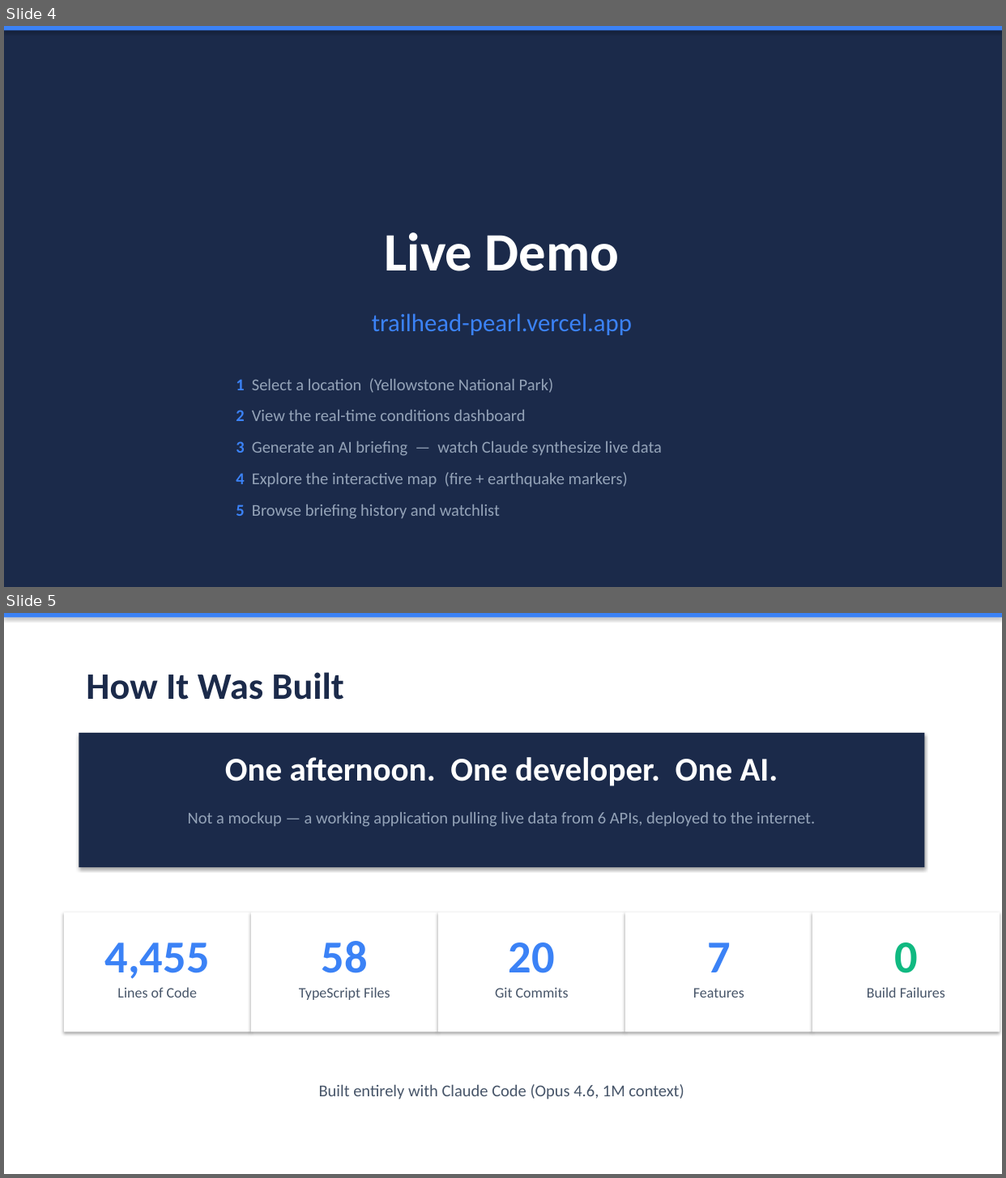
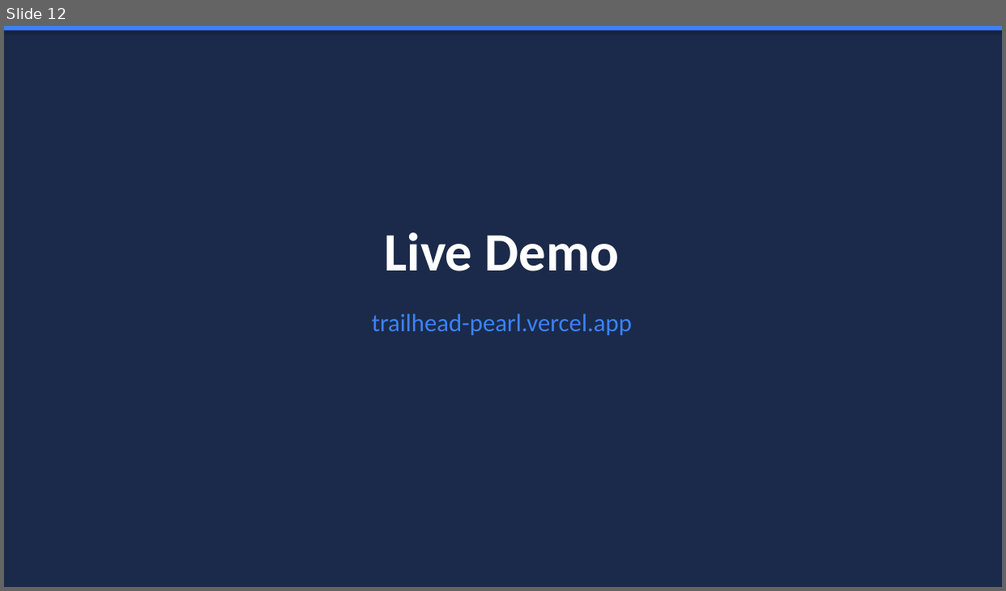
Before and after one commit to keepitsts/claude-ai-brown-bag, a slide deck: presentation/claude-code-brown-bag.pptx. Shown one above the other, each under a label of ours: slides 4 and 5 before the commit, slide 12 after it. The pictures are 1006x1178 and 1006x591 pixels, drawn with LibreOffice and Linux fonts; fonts in the diff are those of the drawing. Boxes give left, top, right and bottom in pixels: in the first picture for what was removed or moved away, otherwise in the second. Text is boxed around its words. In the diff, an @@ line names an element or a change of style, - is before the commit and + after.

```diff
--- a/presentation/claude-code-brown-bag.pptx
+++ b/presentation/claude-code-brown-bag.pptx
@@ slide 5 removed at (4, 613, 1002, 1174), background #FFFFFF @@
@@ rectangle removed at (4, 613, 1002, 618) @@
@@ text removed at (86, 672, 344, 700) @@
-How It Was Built
@@ rectangle removed at (79, 733, 925, 867) @@
@@ text removed at (225, 757, 778, 786) @@
-One afternoon. One developer. One AI.
@@ text removed at (188, 812, 815, 827) @@
-Not a mockup — a working application pulling live data from 6 APIs, deployed to the internet.
@@ rectangle removed at (64, 913, 251, 1033) @@
@@ rectangle removed at (251, 913, 438, 1033) @@
@@ rectangle removed at (438, 913, 625, 1033) @@
@@ rectangle removed at (625, 913, 812, 1033) @@
@@ rectangle removed at (812, 913, 999, 1033) @@
@@ text removed at (105, 943, 210, 979) @@
-4,455
@@ text removed at (322, 941, 368, 973) @@
-58
@@ text removed at (509, 943, 555, 973) @@
-20
@@ text removed at (707, 943, 731, 973) @@
-7
@@ text removed at (894, 943, 918, 973) @@
-0
@@ text removed at (117, 987, 197, 998) @@
-Lines of Code
@@ text removed at (299, 987, 390, 1000) @@
-TypeScript Files
@@ text removed at (495, 987, 569, 998) @@
-Git Commits
@@ text removed at (693, 988, 744, 998) @@
-Features
@@ text removed at (867, 987, 945, 998) @@
-Build Failures
@@ text removed at (319, 1084, 684, 1100) @@
-Built entirely with Claude Code (Opus 4.6, 1M context)
@@ what was slide 4 is now slide 12 @@
@@ slide 12 changed as well @@
@@ text removed at (236, 378, 554, 393) @@
-1 Select a location (Yellowstone National Park)
@@ text removed at (236, 410, 525, 421) @@
-2 View the real-time conditions dashboard
@@ text removed at (236, 442, 662, 456) @@
-3 Generate an AI briefing — watch Claude synthesize live data
@@ text removed at (236, 472, 628, 487) @@
-4 Explore the interactive map (fire + earthquake markers)
@@ text removed at (236, 505, 500, 519) @@
-5 Browse briefing history and watchlist
```
Also in this commit, not shown: 2 other slides changed, 11 slides added, 9 other slides removed, 2 other files.
